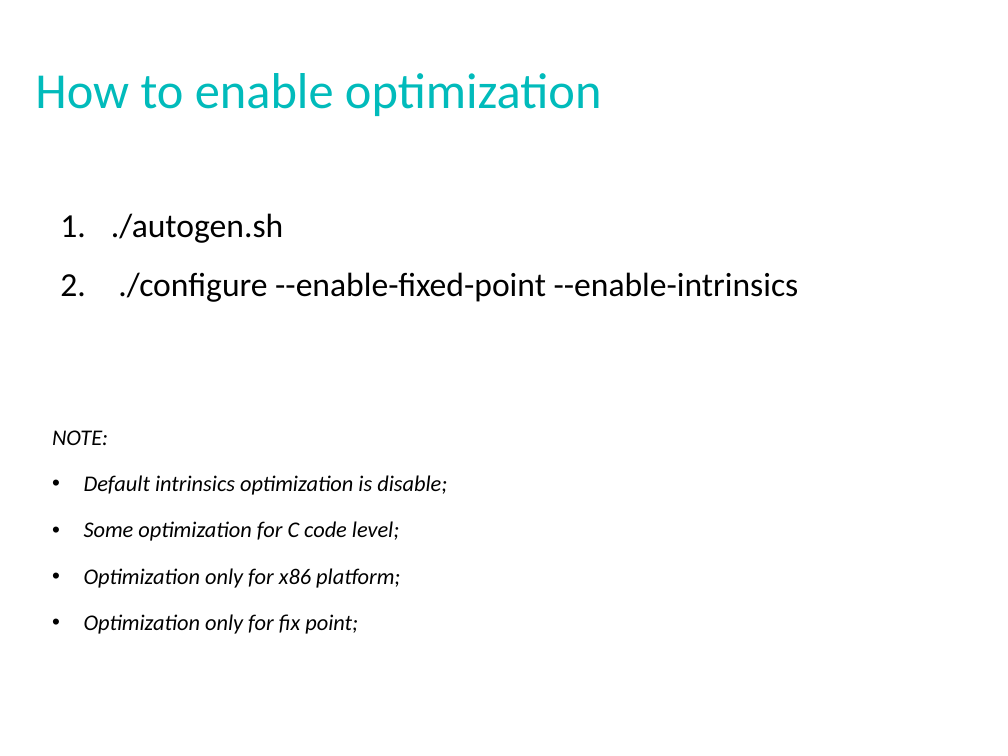
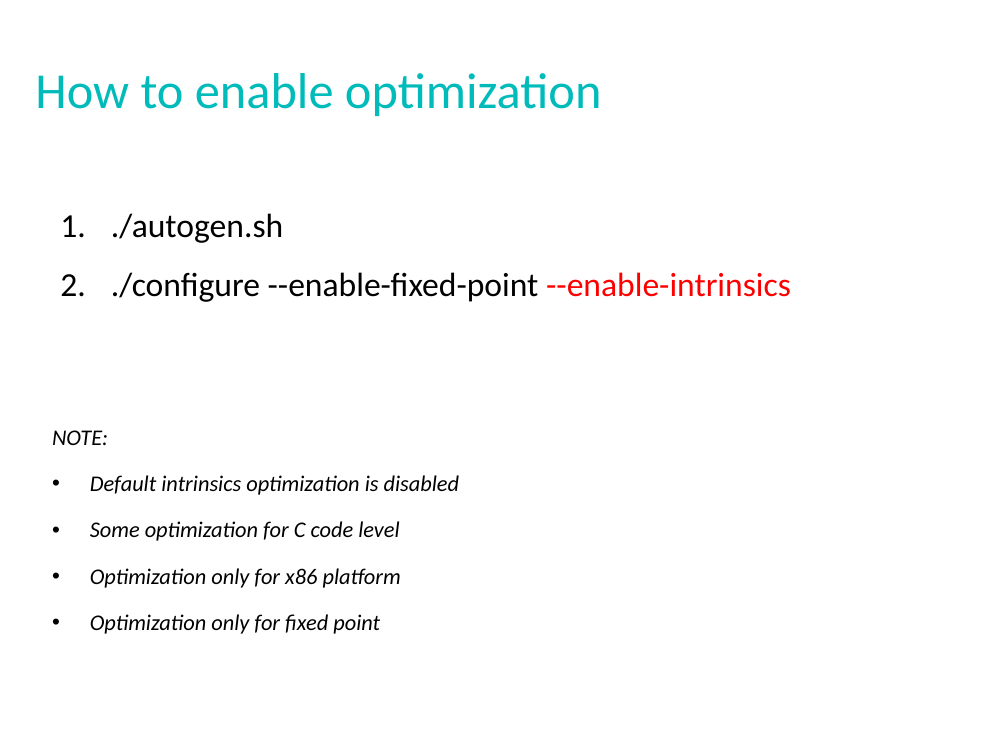
Before and after one commit to cisco/opus, a slide deck: slide 3 of cisco-opus-optimization.pptx. Drawn at 1008x756 pixels with LibreOffice and Linux fonts; fonts in the diff are those of the drawing. Boxes give left, top, right and bottom in pixels: in the first picture for what was removed or moved away, otherwise in the second. Text is boxed around its words. In the diff, an @@ line names an element or a change of style, - is before the commit and + after.

```diff
--- a/cisco-opus-optimization.pptx
+++ b/cisco-opus-optimization.pptx
@@ text at [111, 272, 791, 302]: text colour #000000 to #FF0000 in "--enable-intrinsics" @@
@@ text at [90, 475, 460, 634]: text changed @@
-• Default intrinsics optimization is disable;
-• Some optimization for C code level;
-• Optimization only for x86 platform;
-• Optimization only for fix point;
+• Default intrinsics optimization is disabled
+• Some optimization for C code level
+• Optimization only for x86 platform
+• Optimization only for fixed point
```
Also in this commit, not shown: 7 other slides changed, 1 slide removed.
